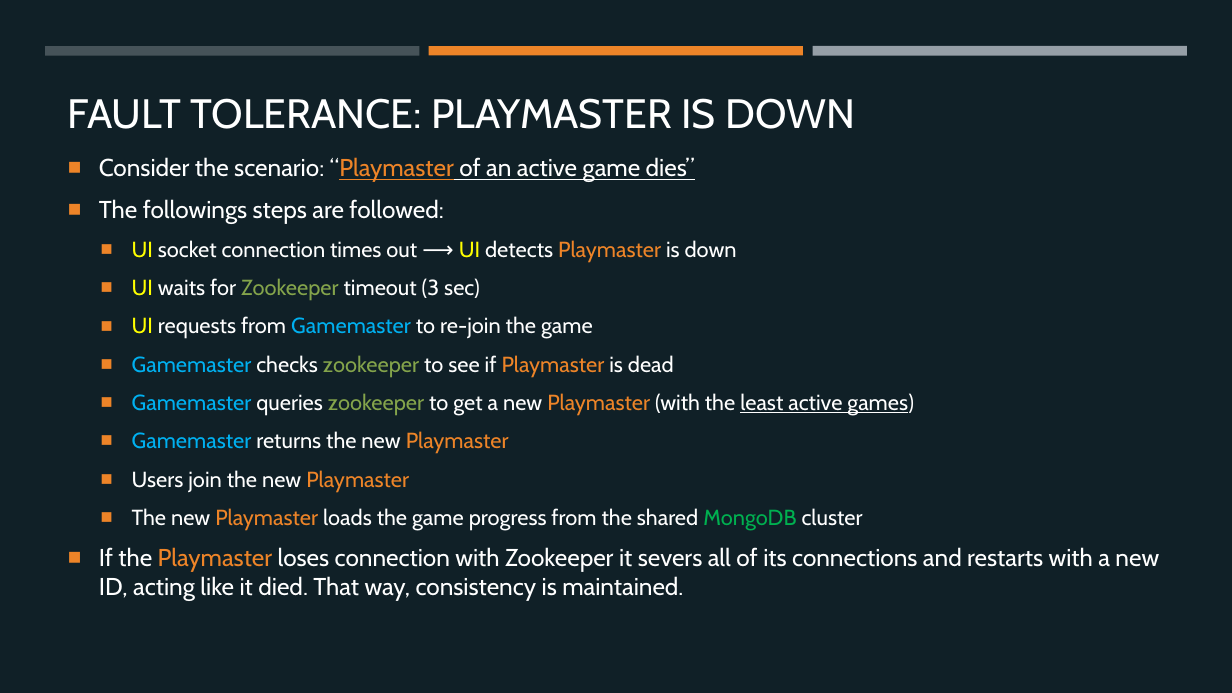
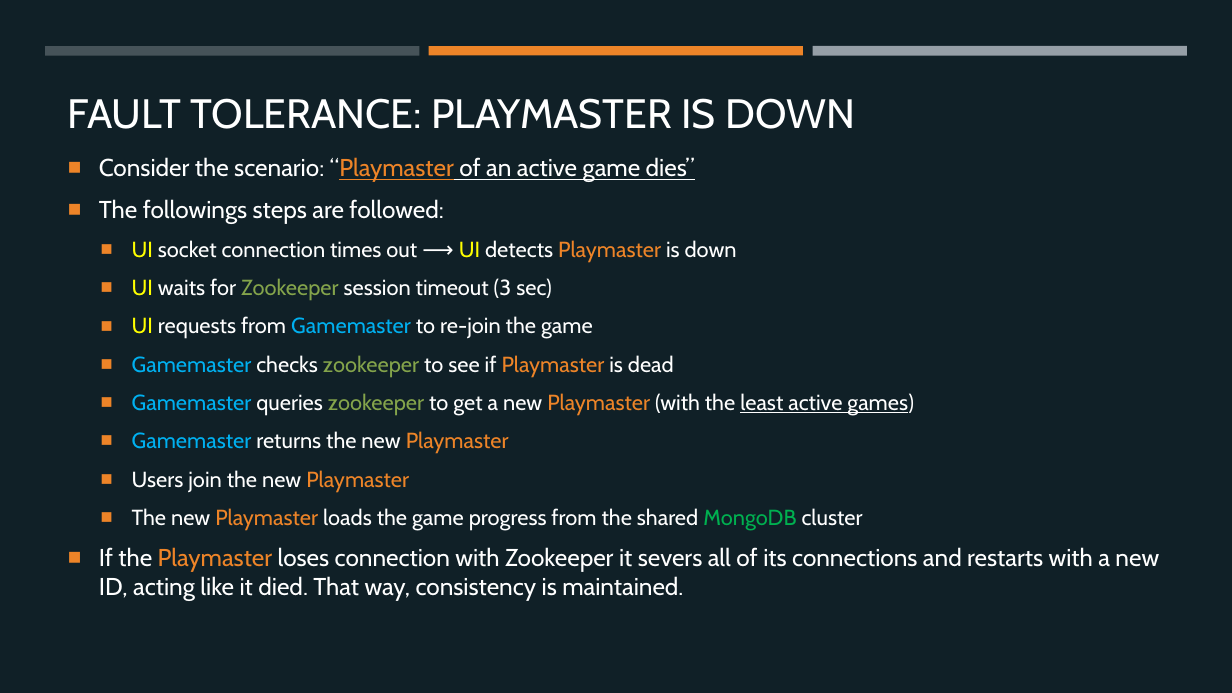
Before and after one commit to margaeor/COMP414-Distributed-Systems, a slide deck: slide 13 of presentation/Distributed.pptx. Drawn at 1232x693 pixels with LibreOffice and Linux fonts; fonts in the diff are those of the drawing. Boxes give left, top, right and bottom in pixels: in the first picture for what was removed or moved away, otherwise in the second. Text is boxed around its words. In the diff, an @@ line names an element or a change of style, - is before the commit and + after.

```diff
--- a/presentation/Distributed.pptx
+++ b/presentation/Distributed.pptx
@@ text at (132, 278, 552, 300): text changed @@
-  ■ UI waits for Zookeeper timeout (3 sec)
+  ■ UI waits for Zookeeper session timeout (3 sec)
```
Also in this commit, not shown: 6 other slides changed.
